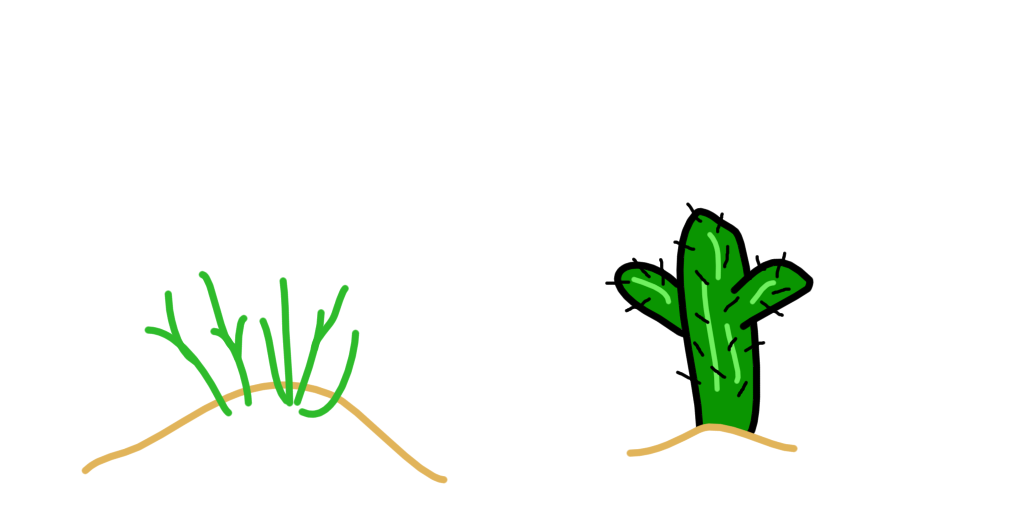
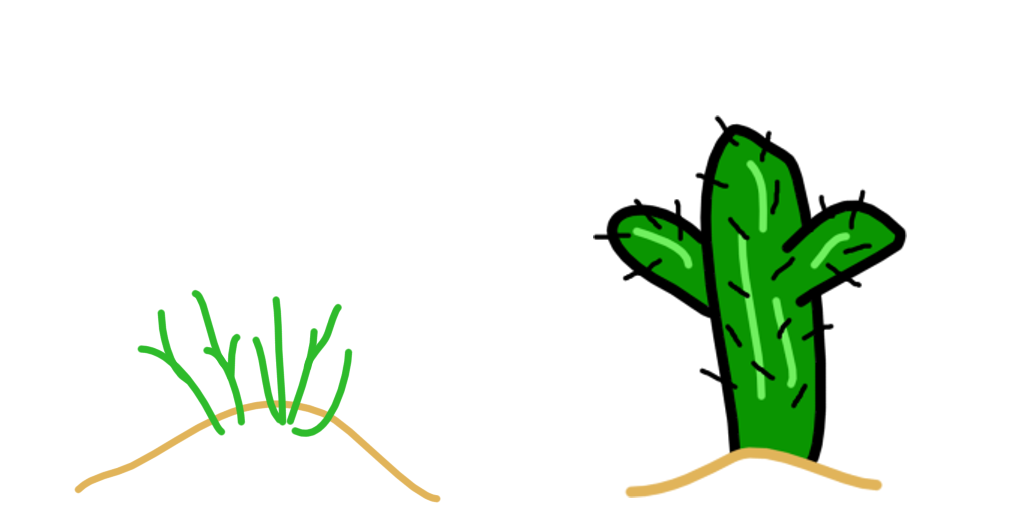
Two versions of the same layered image (1024×512). Layer-by-layer changes:
painted on "Capa de pintura 2 Fusionada" over bbox(74, 115, 907, 503)
